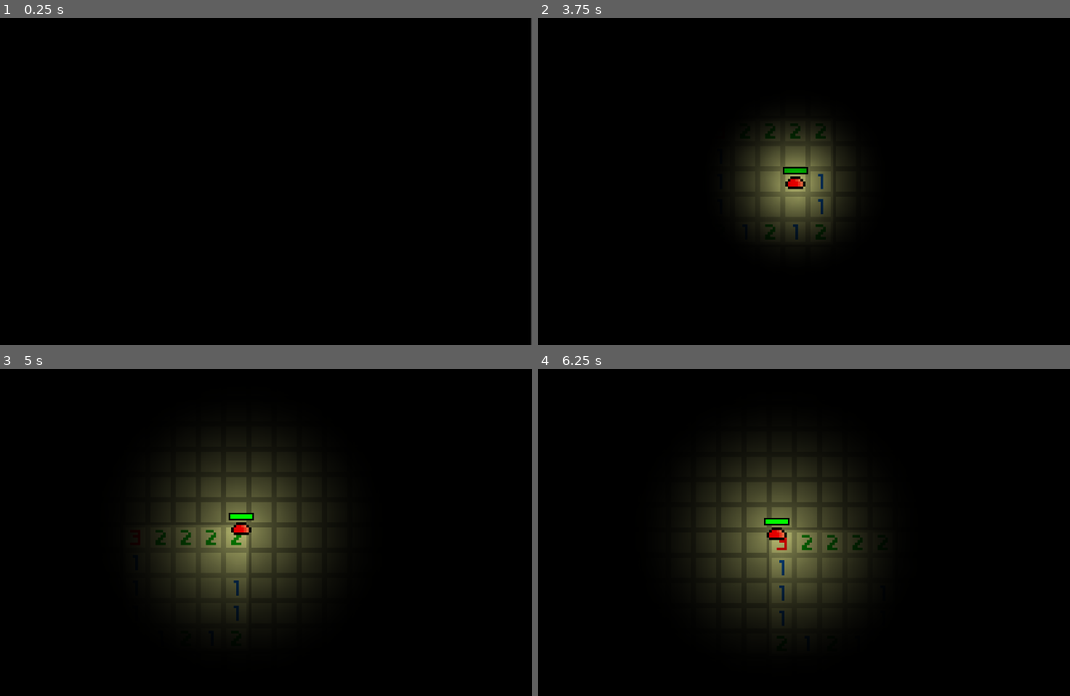
Above: before the commit, frames 1-4 (two rows, left to right).
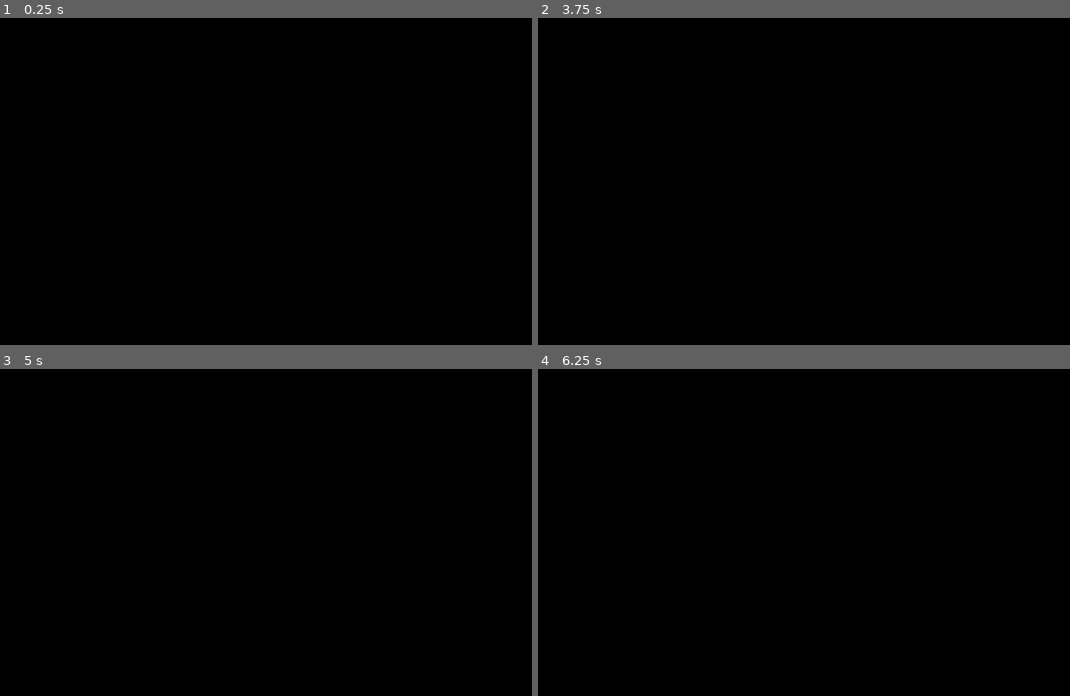
Above: after the commit, the same moments.

Repository: Archaversine/minesweeper2
Game: Godot game, scene res://main_menu.tscn
Two runs of this game, one before a commit and one after it. Both use one fixed random seed, a clock stepped at 60 frames per second and the inputs below. Before the commit the project has no main scene; this scene is started directly in both runs.
Inputs (mouse positions are in pixels of both pictures, inside the frame that each line leads up to):
- Up to frame 1 (0.25 s): no input
- Up to frame 2 (3.75 s): click "START GAME" at 0.5 s; click "START GAME" at 1.25 s; move the mouse to (905, 165) at 2.02 s; hold Right (ui_right) 2.03-2.78 s; tap Space (flag_tile) at 2.1, 3.5, 3.6 s; tap Enter at 2.75 s; move the mouse to (660, 197) at 2.77 s; hold Down (ui_down) 2.78-3.53 s; click (660, 197) at 2.85 s; move the mouse to (835, 109) at 3.52 s; hold Right (ui_right) from 3.53 s (still down)
- Up to frame 3 (5 s): move the mouse to (212, 597) at 4.27 s; release Right (ui_right) at 4.28 s; hold Up (ui_up) from 4.28 s (still down); click (212, 597) at 4.35 s
- Up to frame 4 (6.25 s): move the mouse to (952, 581) at 5.02 s; release Up (ui_up) at 5.03 s; hold Left (ui_left) from 5.03 s (still down); tap Space (flag_tile) at 5.1 s; move the mouse to (607, 483) at 5.77 s; click (607, 483) at 5.85 s

The runs differ from the first frame. In frame 1, 0.3% of the frame differs, in the area x 99-100%, y 0-100%; in frame 2, 6.0%; in frame 3, 13%; in frame 4, 13%, in the area x 28-63%, y 24-80%.

Commit message:
Added simple enemy

Diff:
--- /dev/null
+++ b/enemy.tscn
@@ -0,0 +1,17 @@
+[gd_scene load_steps=3 format=3 uid="uid://o0e5h3ualbtf"]
+
+[ext_resource type="Texture2D" uid="uid://dr8223jg3ji41" path="res://enemy.png" id="1_1mmmm"]
+
+[sub_resource type="RectangleShape2D" id="RectangleShape2D_kbrhl"]
+size = Vector2(30, 15)
+
+[node name="Enemy" type="RigidBody2D"]
+gravity_scale = 0.0
+
+[node name="Sprite2D" type="Sprite2D" parent="."]
+scale = Vector2(5, 5)
+texture = ExtResource("1_1mmmm")
+
+[node name="CollisionShape2D" type="CollisionShape2D" parent="."]
+position = Vector2(0, 2.5)
+shape = SubResource("RectangleShape2D_kbrhl")
--- a/level.tscn
+++ b/level.tscn
@@ -11,7 +11,7 @@
 rendering_quadrant_size = 10
 grid_size = 60
 dark_thickness = 15
-light_mine_chance = 0.28
+light_mine_chance = 0.27
 dark_mine_chance = 0.2
 
 [node name="Player" parent="." instance=ExtResource("2_bfqlt")]
--- a/main_menu.tscn
+++ b/main_menu.tscn
@@ -45,7 +45,7 @@
 
 [sub_resource type="Animation" id="Animation_ox2jq"]
 resource_name = "fade_out"
-length = 3.0
+length = 6.0
 tracks/0/type = "value"
 tracks/0/imported = false
 tracks/0/enabled = true
--- a/project.godot
+++ b/project.godot
@@ -11,11 +11,13 @@
 [application]
 
 config/name="Minesweeper"
+run/main_scene="res://main_menu.tscn"
 config/features=PackedStringArray("4.2", "GL Compatibility")
 config/icon="res://icon.svg"
 
 [display]
 
+window/size/viewport_width=1150
 window/stretch/mode="viewport"
 
 [input]
Binary file added: enemy.png
Not shown, added: enemy.png.import
Not shown, added: enemy.xcf
